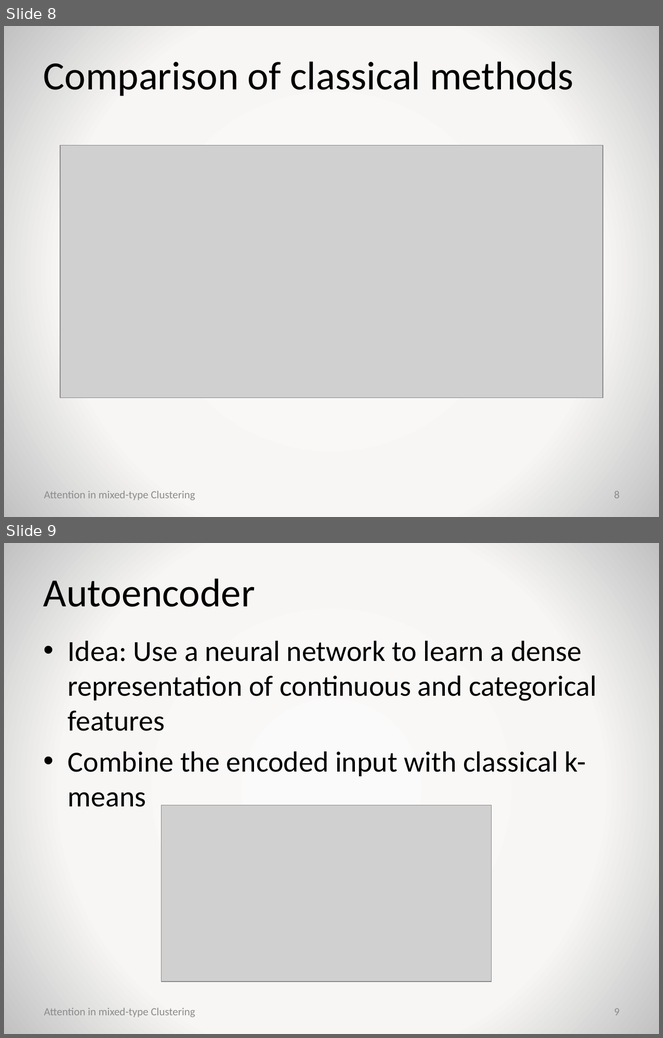
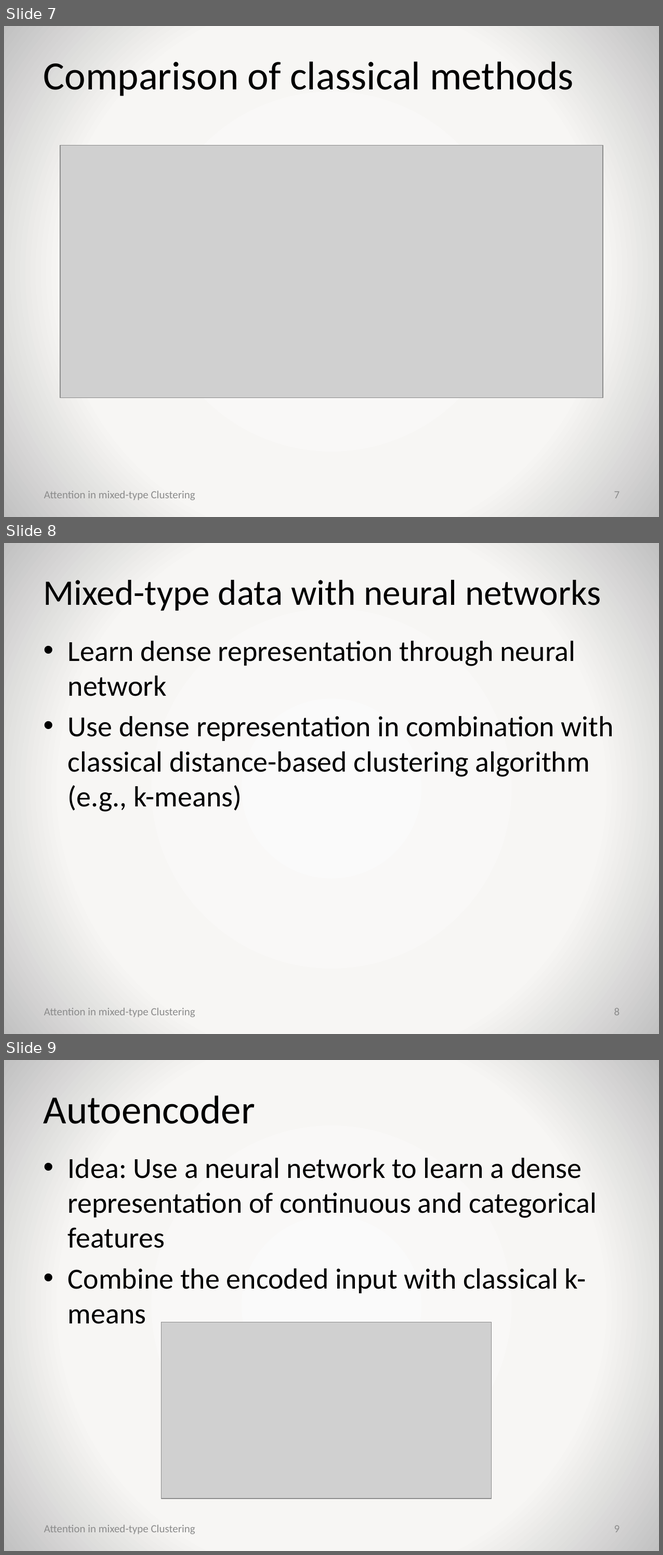
Before and after one commit to jaanisfehling/attention-mixed-type-clustering, a slide deck: presentation.pptx. Shown one above the other, each under a label of ours: slides 8 and 9 before the commit, slides 7, 8 and 9 after it. The pictures are 663x1038 and 663x1555 pixels, drawn with LibreOffice and Linux fonts; fonts in the diff are those of the drawing; grey boxes stand for pictures; background and template pictures are left out. Boxes give left, top, right and bottom in pixels: in the first picture for what was removed or moved away, otherwise in the second. Text is boxed around its words. In the diff, an @@ line names an element or a change of style, - is before the commit and + after.

```diff
--- a/presentation.pptx
+++ b/presentation.pptx
@@ slide 8 added at bbox=[4, 543, 659, 1034], background gradient #FAFAFA to #F7F6F4 to #C1C1C1 @@
@@ title added at bbox=[44, 580, 601, 611], 39.6 pt, text #000000 @@
+Mixed-type data with neural networks
@@ text added at bbox=[68, 641, 614, 812], 32 pt, text #000000 @@
+• Learn dense representation through neural network
+• Use dense representation in combination with classical distance-based clustering algorithm (e.g., k-means)
@@ text added at bbox=[44, 1008, 195, 1018], 12 pt, text #8C8C8C @@
+Attention in mixed-type Clustering
@@ page number added at bbox=[614, 1008, 620, 1016], 12 pt, text #8C8C8C @@
+8
@@ what was slide 8 is now slide 7 @@
@@ page number at bbox=[614, 492, 620, 499]: text changed @@
-8
+7
```
Also in this commit, not shown: 10 slides changed, 1 other slide added.
